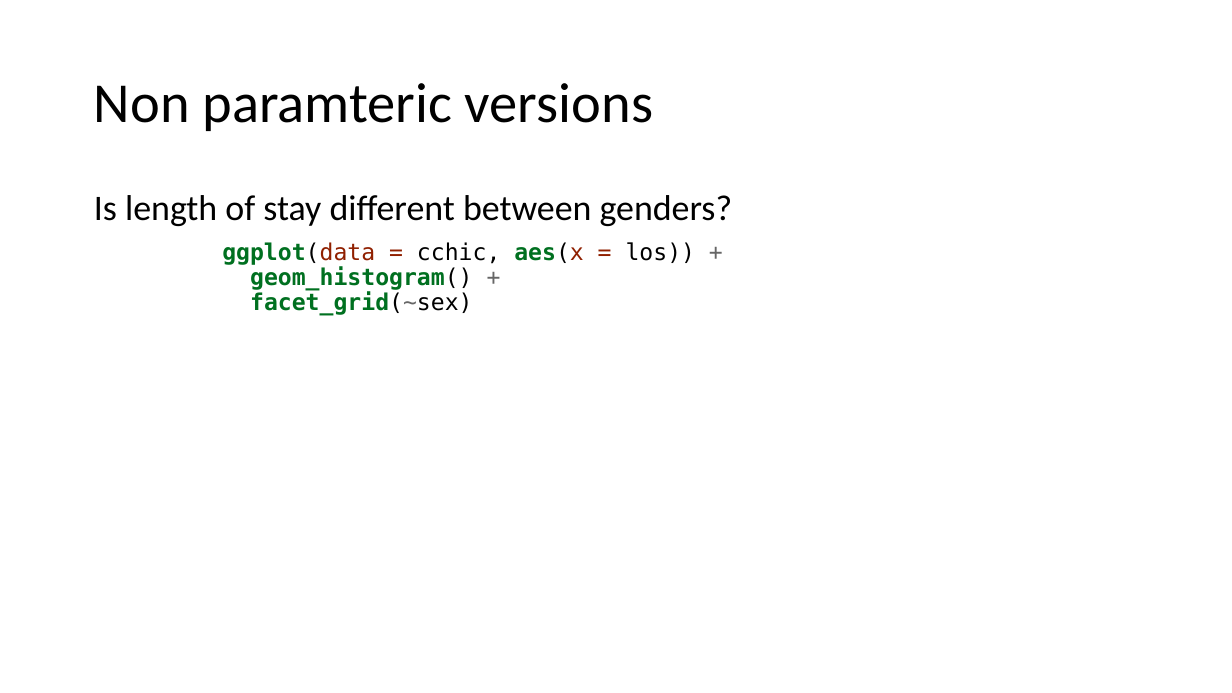
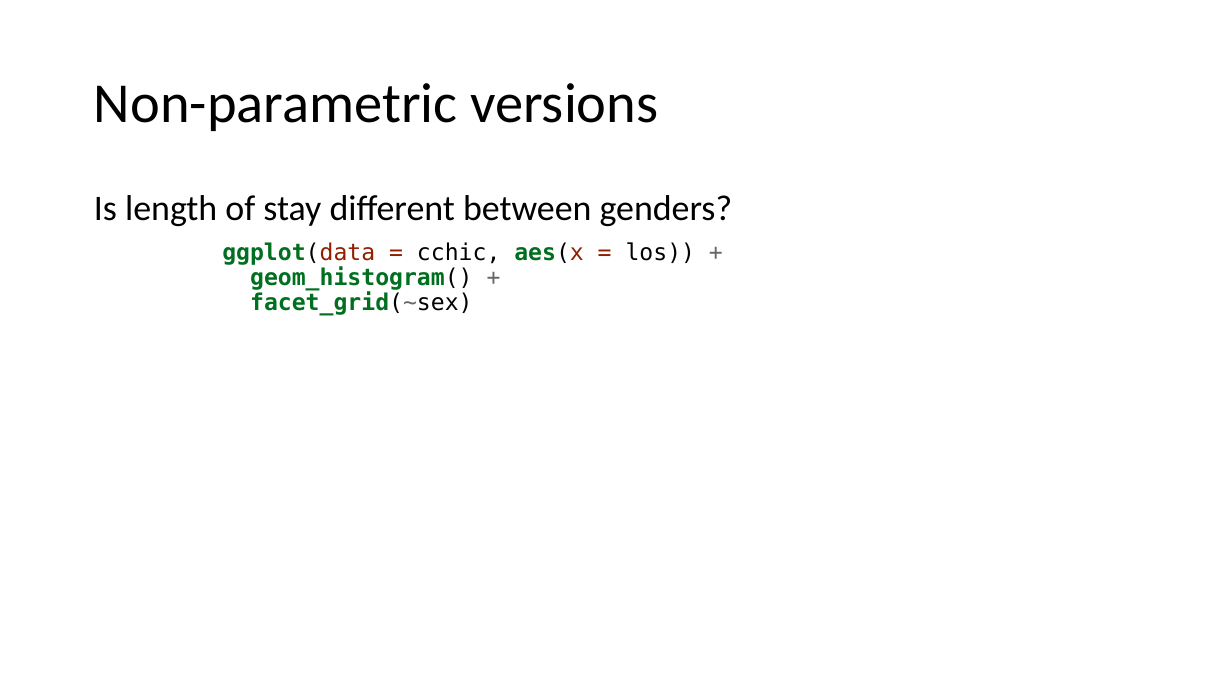
Before and after one commit to ClinicianCoders/ClinicianCoders, a slide deck: slide 35 of Workshops/Workshop6.pptx (slide 38 before the commit). Drawn at 1232x693 pixels with LibreOffice and Linux fonts; fonts in the diff are those of the drawing. Boxes give left, top, right and bottom in pixels: in the first picture for what was removed or moved away, otherwise in the second. Text is boxed around its words. In the diff, an @@ line names an element or a change of style, - is before the commit and + after.

```diff
--- a/Workshops/Workshop6.pptx
+++ b/Workshops/Workshop6.pptx
@@ title at [94,83,658,131]: text changed @@
-Non paramteric versions
+Non-parametric versions
```
Also in this commit, not shown: 9 other slides changed, 3 slides removed, 7 other files.
